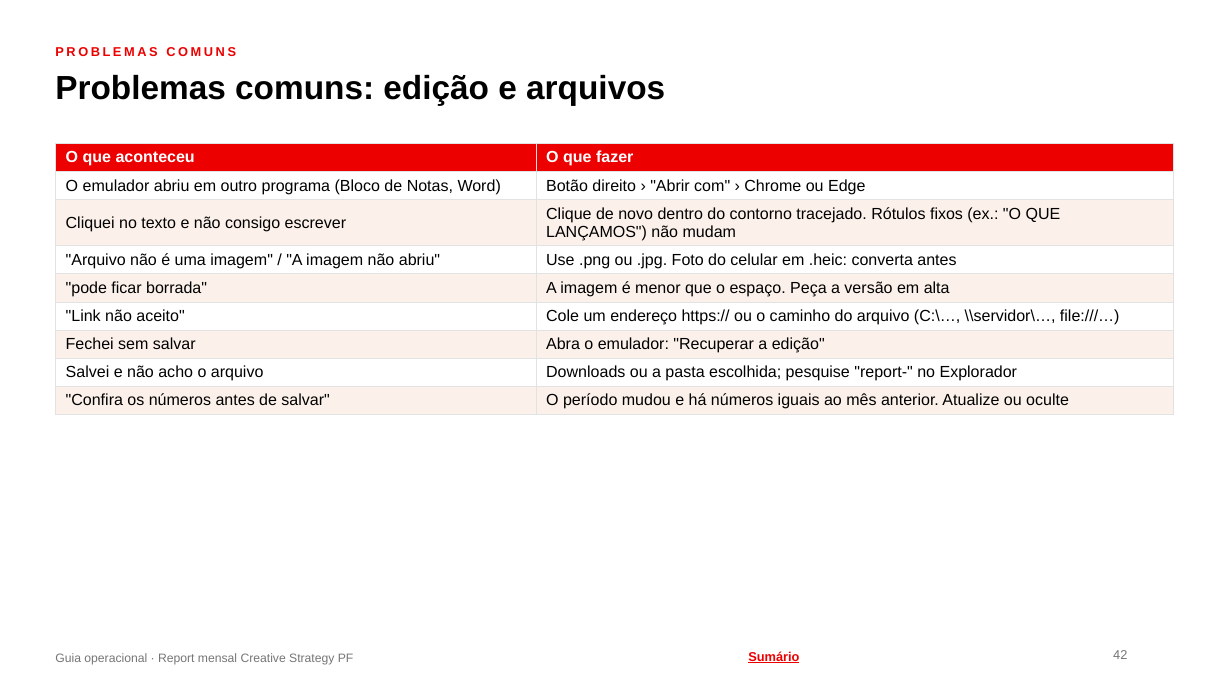
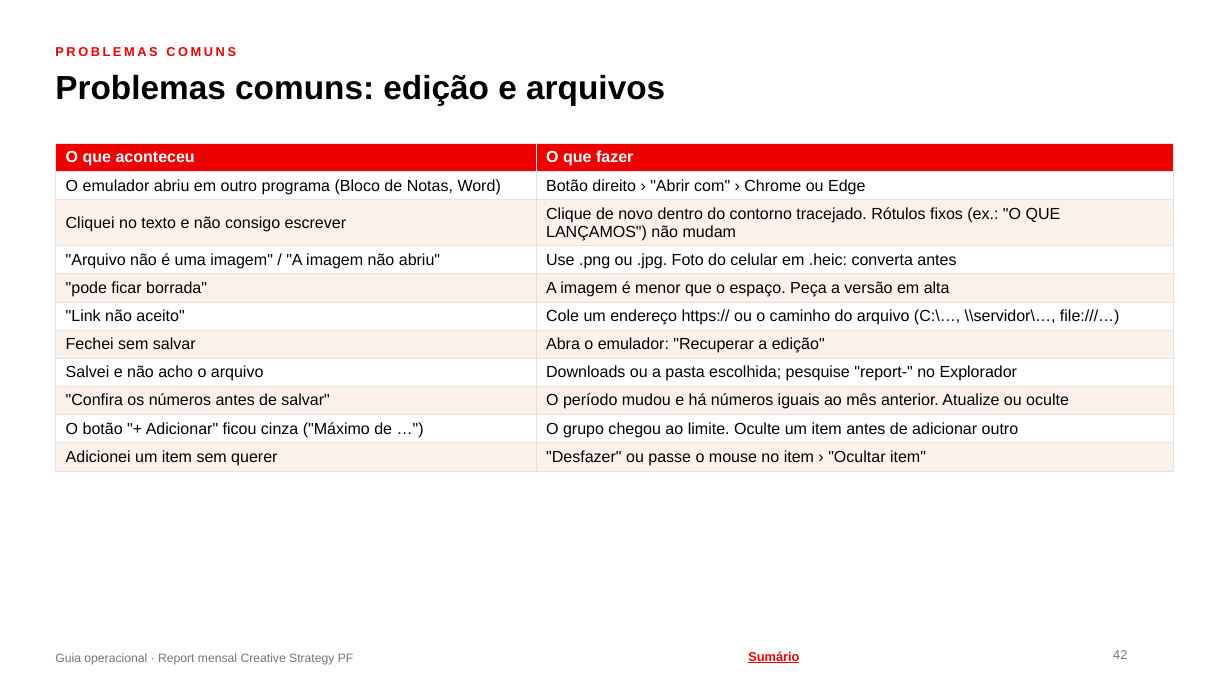
Before and after one commit to fabrizzioriccelli/report_mensal_st, a slide deck: slide 42 of kit/guia-operacional.pptx. Drawn at 1232x693 pixels with LibreOffice and Linux fonts; fonts in the diff are those of the drawing; background and template pictures are left out. Boxes give left, top, right and bottom in pixels: in the first picture for what was removed or moved away, otherwise in the second. Text is boxed around its words. In the diff, an @@ line names an element or a change of style, - is before the commit and + after.

```diff
--- a/kit/guia-operacional.pptx
+++ b/kit/guia-operacional.pptx
@@ table at <box>55,143,1174,470</box> @@
+row 10: O botão "+ Adicionar" ficou cinza ("Máximo de …") | O grupo chegou ao limite. Oculte um item antes de adicionar outro
+row 11: Adicionei um item sem querer | "Desfazer" ou passe o mouse no item › "Ocultar item"
```
Also in this commit, not shown: 4 other slides changed, 4 other files.
